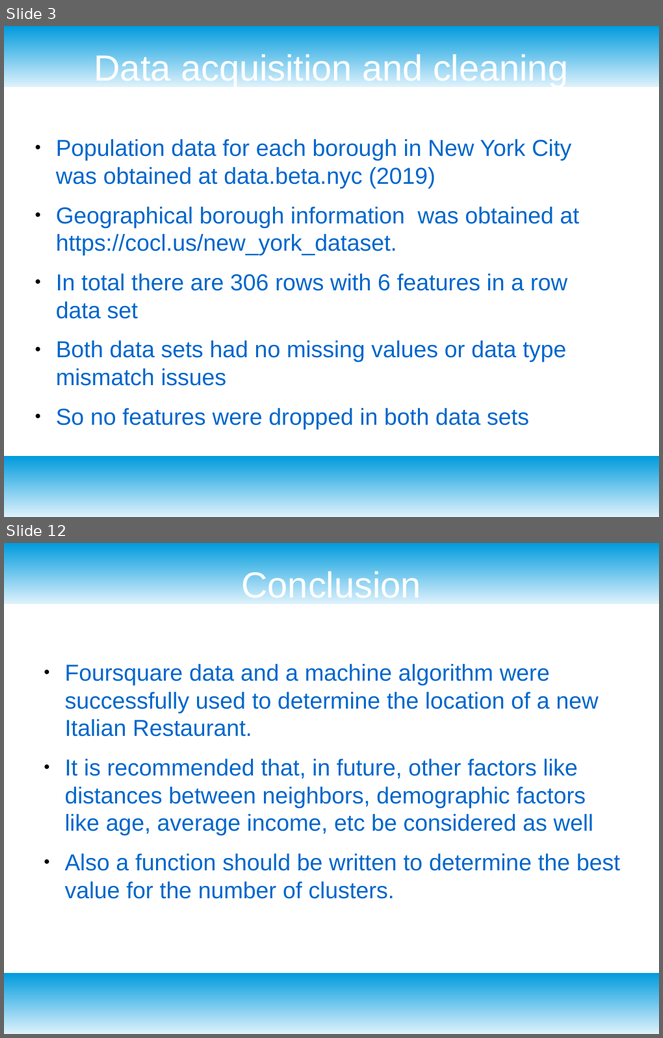
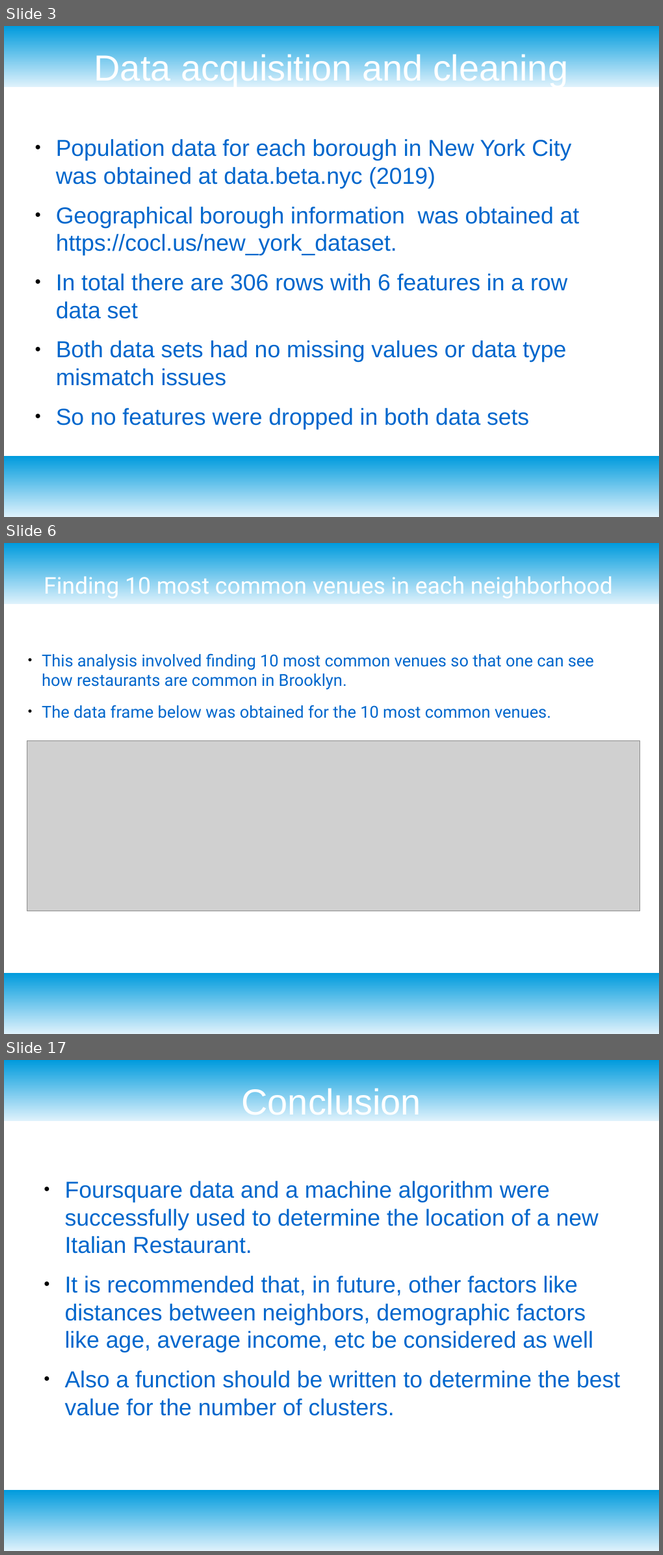
Before and after one commit to Tatenda23/Cousera_Capstone, a slide deck: Presentation.odp. Shown one above the other, each under a label of ours: slides 3 and 12 before the commit, slides 3, 6 and 17 after it; the slides between them are not shown. The pictures are 663x1038 and 663x1555 pixels, drawn with LibreOffice and Linux fonts; fonts in the diff are those of the drawing; grey boxes stand for pictures. Boxes give left, top, right and bottom in pixels: in the first picture for what was removed or moved away, otherwise in the second. Text is boxed around its words. In the diff, an @@ line names an element or a change of style, - is before the commit and + after.

```diff
--- a/Presentation.odp
+++ b/Presentation.odp
@@ slide 6 added at <box>4,543,659,1034</box>, background #FFFFFF; not listed: 2 template elements that a slide beside it also shows @@
@@ title added at <box>44,572,613,599</box>, 28 pt, text #FFFFFF @@
+Finding 10 most common venues in each neighborhood
@@ text added at <box>42,653,594,719</box>, 20 pt, text #0066CC @@
+● This analysis involved finding 10 most common venues so that one can see how restaurants are common in Brooklyn.
+● The data frame below was obtained for the 10 most common venues.
@@ picture added at <box>27,741,640,912</box> @@
@@ what was slide 12 is now slide 17 @@
```
Also in this commit, not shown: 5 slides changed, 7 other slides added, 3 slides removed, 2 other files.
